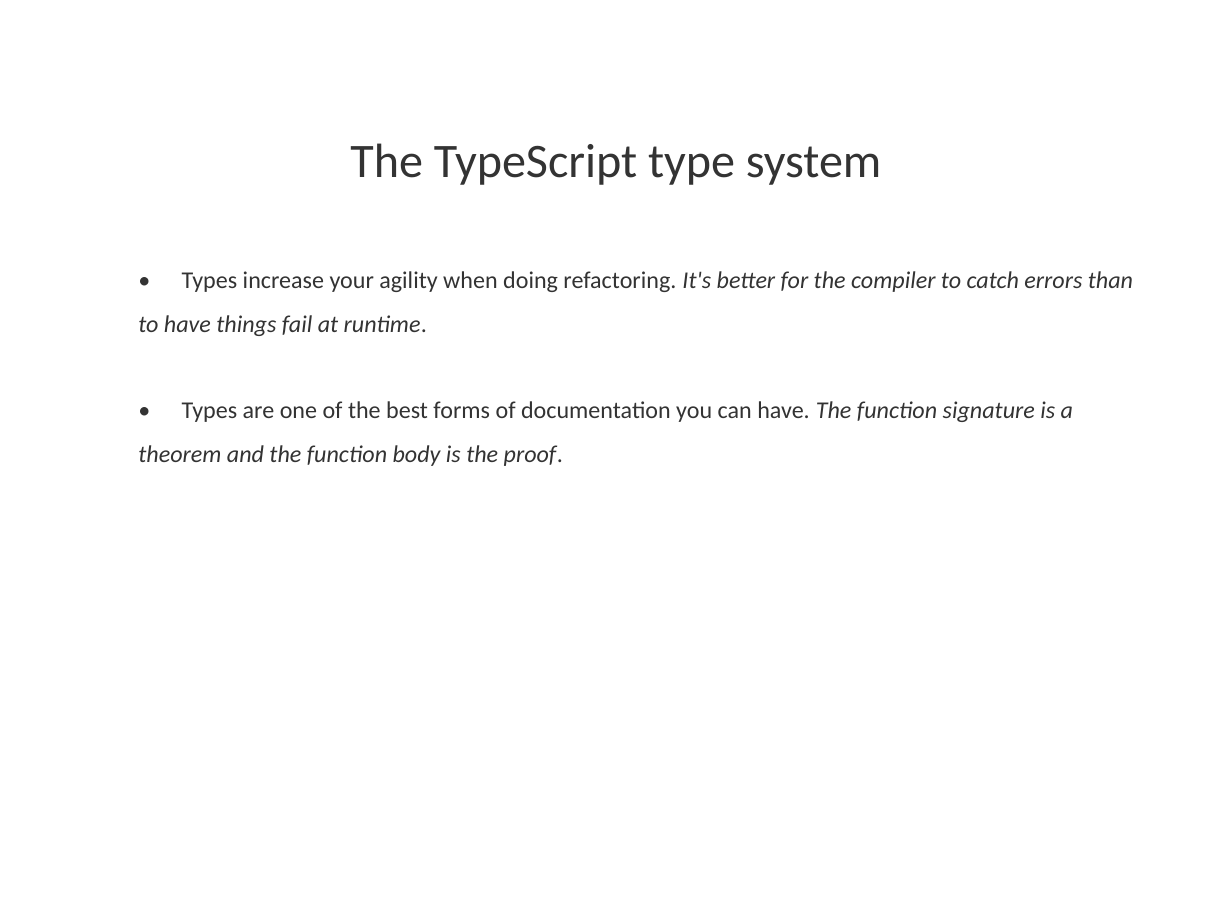
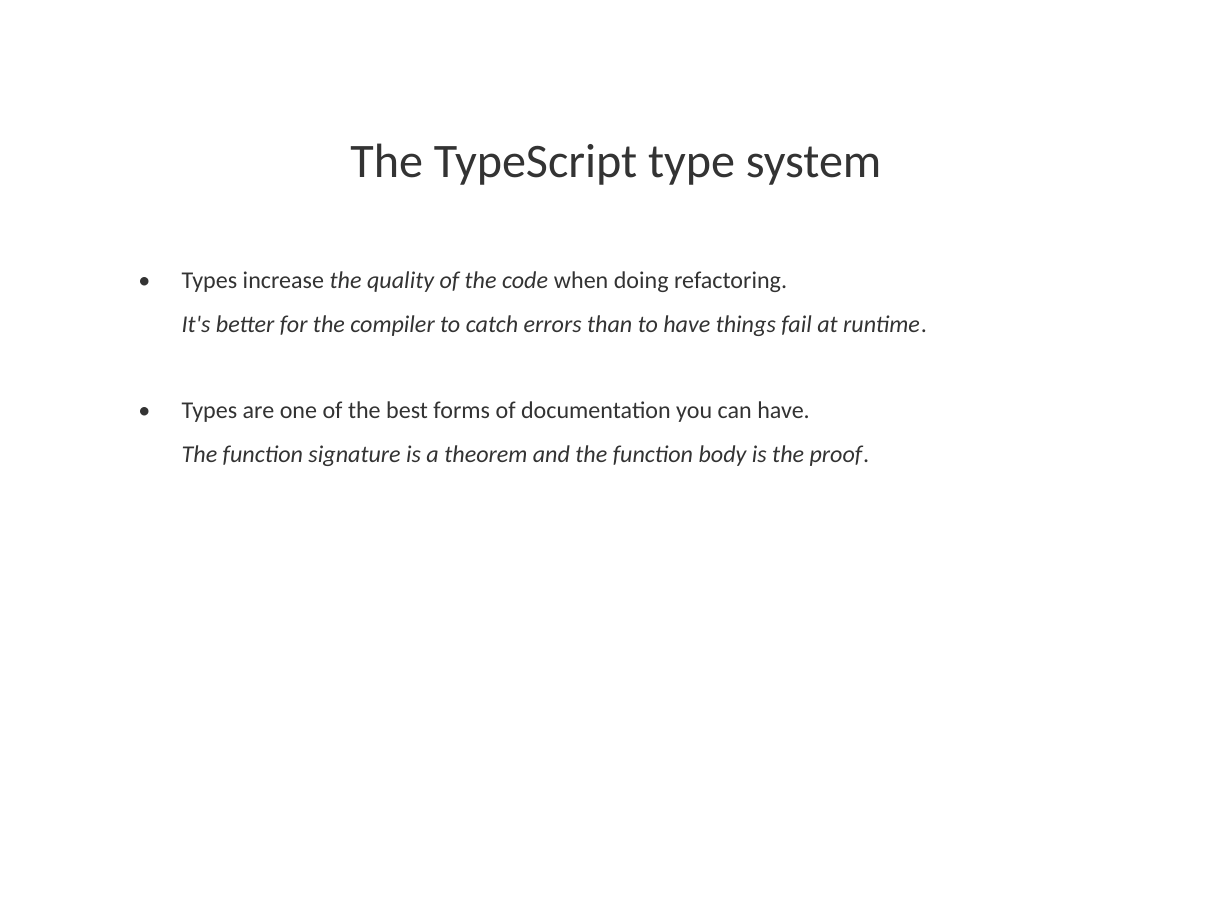
Before and after one commit to hogeschool/Development-5, a slide deck: slide 16 of Lectures/Lecture5/lesson5.pptx (slide 11 before the commit). Drawn at 1232x924 pixels with LibreOffice and Linux fonts; fonts in the diff are those of the drawing. Boxes give left, top, right and bottom in pixels: in the first picture for what was removed or moved away, otherwise in the second. Text is boxed around its words. In the diff, an @@ line names an element or a change of style, - is before the commit and + after.

```diff
--- a/Lectures/Lecture5/lesson5.pptx
+++ b/Lectures/Lecture5/lesson5.pptx
@@ text at [182, 271, 927, 466]: text changed @@
-• Types increase your agility when doing refactoring. It's better for the compiler to catch errors than to have things fail at runtime.
-• Types are one of the best forms of documentation you can have. The function signature is a theorem and the function body is the proof.
+• Types increase the quality of the code when doing refactoring.
+It's better for the compiler to catch errors than to have things fail at runtime.
+• Types are one of the best forms of documentation you can have.
+The function signature is a theorem and the function body is the proof.
```
Also in this commit, not shown: 5 other slides changed, 11 slides added, 1 other file.
